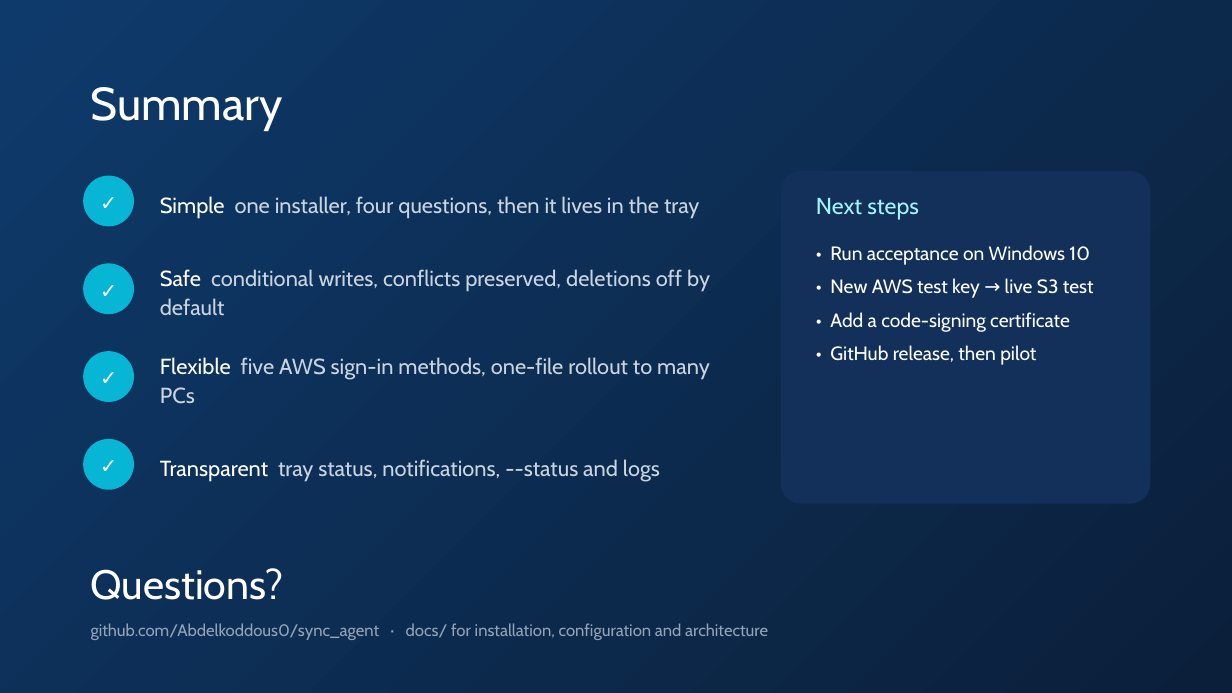
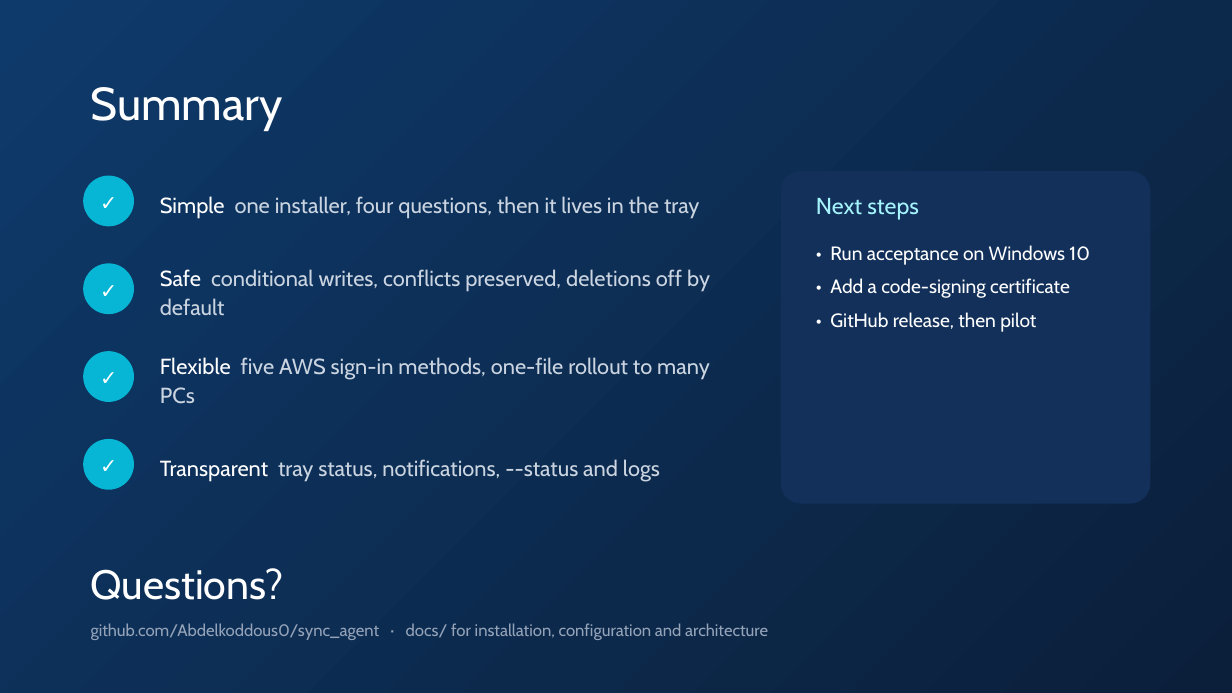
Before and after one commit to Abdelkoddous0/sync_agent, a slide deck: slide 16 of docs/presentation/Sync-Agent-How-It-Works.pptx. Drawn at 1232x693 pixels with LibreOffice and Linux fonts; fonts in the diff are those of the drawing. Boxes give left, top, right and bottom in pixels: in the first picture for what was removed or moved away, otherwise in the second. Text is boxed around its words. In the diff, an @@ line names an element or a change of style, - is before the commit and + after.

```diff
--- a/docs/presentation/Sync-Agent-How-It-Works.pptx
+++ b/docs/presentation/Sync-Agent-How-It-Works.pptx
@@ text at (830, 278, 1094, 298): paragraph removed @@
-• New AWS test key → live S3 test
```
Also in this commit, not shown: 1 other slide changed, 1 other file.
